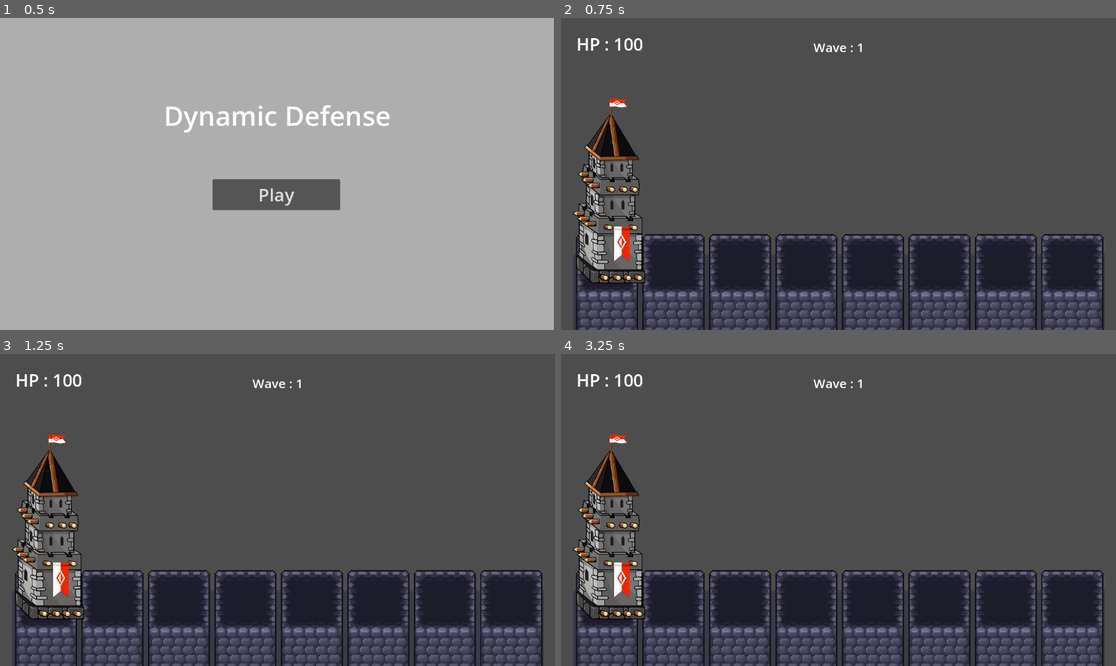
Above: before the commit, frames 1-4 (two rows, left to right).
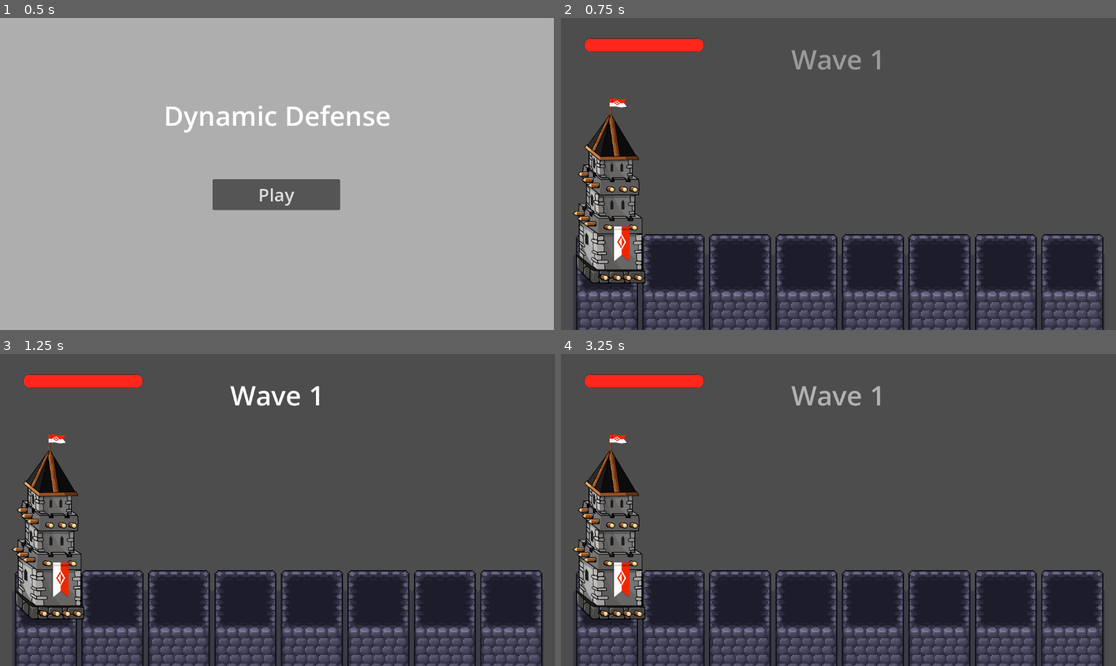
Above: after the commit, the same moments.

Repository: AlexandreBasei/dynamic_defense
Game: Godot game, scene res://scenes/main.tscn
Two runs of this game, one before a commit and one after it. Both use one fixed random seed, a clock stepped at 60 frames per second and the inputs below.
Inputs:
- Up to frame 1 (0.5 s): no input
- Up to frame 2 (0.75 s): click "Play" at 0.5 s
- Up to frame 3 (1.25 s): no input
- Up to frame 4 (3.25 s): tap Enter at 1.25, 2.75 s; tap Space at 2 s

Frame 1 is identical in both runs. In frame 2, 1.4% of the frame differs, in the area x 3-58%, y 6-17%; in frame 3, 1.5%; in frame 4, 1.4%.

Commit message:
wave system finished && new dynamic health bar

Diff:
--- /dev/null
+++ b/health_bar.gd
@@ -0,0 +1,26 @@
+extends ProgressBar
+
+@onready var timer = $Timer
+@onready var damage_bar = $DamageBar
+
+var health = 0 : set = _set_health
+
+func init_HP(_hp):
+	health = _hp
+	max_value = health
+	value = health
+	damage_bar.max_value = health
+	damage_bar.value = health
+
+func _set_health(new_health):
+	var prev_health = health
+	health = min(max_value, new_health)
+	value = health
+
+	if health < prev_health:
+		timer.start()
+	else:
+		damage_bar.value = health
+
+func _on_timer_timeout() -> void:
+	damage_bar.value = health
--- /dev/null
+++ b/health_bar.tscn
@@ -0,0 +1,68 @@
+[gd_scene load_steps=6 format=3 uid="uid://bnvp2yq7ymekn"]
+
+[ext_resource type="Script" uid="uid://mvyk76qq64xb" path="res://health_bar.gd" id="1_m7ell"]
+
+[sub_resource type="StyleBoxEmpty" id="StyleBoxEmpty_7igj3"]
+
+[sub_resource type="StyleBoxFlat" id="StyleBoxFlat_m7ell"]
+bg_color = Color(1, 0.15134397, 0.10833255, 1)
+corner_radius_top_left = 15
+corner_radius_top_right = 15
+corner_radius_bottom_right = 15
+corner_radius_bottom_left = 15
+
+[sub_resource type="StyleBoxFlat" id="StyleBoxFlat_kdjhy"]
+bg_color = Color(0.18590242, 0.17234924, 0.17791423, 1)
+corner_radius_top_left = 15
+corner_radius_top_right = 15
+corner_radius_bottom_right = 15
+corner_radius_bottom_left = 15
+expand_margin_left = 1.0
+expand_margin_top = 1.0
+expand_margin_right = 1.0
+expand_margin_bottom = 1.0
+shadow_color = Color(0, 0, 0, 0.27450982)
+shadow_offset = Vector2(0, 1)
+
+[sub_resource type="StyleBoxFlat" id="StyleBoxFlat_srckl"]
+bg_color = Color(0.82605994, 0.82606006, 0.8260599, 1)
+corner_radius_top_left = 15
+corner_radius_top_right = 15
+corner_radius_bottom_right = 15
+corner_radius_bottom_left = 15
+
+[node name="HealthBar" type="ProgressBar"]
+z_index = 1
+anchors_preset = -1
+anchor_left = 0.15
+anchor_top = 0.087000005
+anchor_right = 0.15
+anchor_bottom = 0.087000005
+offset_left = -123.8
+offset_top = -13.376003
+offset_right = 123.2
+offset_bottom = 13.623997
+theme_override_styles/background = SubResource("StyleBoxEmpty_7igj3")
+theme_override_styles/fill = SubResource("StyleBoxFlat_m7ell")
+value = 60.0
+show_percentage = false
+script = ExtResource("1_m7ell")
+
+[node name="DamageBar" type="ProgressBar" parent="."]
+z_index = -1
+layout_mode = 1
+anchors_preset = 15
+anchor_right = 1.0
+anchor_bottom = 1.0
+grow_horizontal = 2
+grow_vertical = 2
+theme_override_styles/background = SubResource("StyleBoxFlat_kdjhy")
+theme_override_styles/fill = SubResource("StyleBoxFlat_srckl")
+value = 80.0
+show_percentage = false
+
+[node name="Timer" type="Timer" parent="."]
+wait_time = 0.5
+one_shot = true
+
+[connection signal="timeout" from="Timer" to="." method="_on_timer_timeout"]
--- a/scenes/UI/hud.gd
+++ b/scenes/UI/hud.gd
@@ -11,17 +11,29 @@
 func _process(delta: float) -> void:
 	pass
 
-func update_hp(hp:int) -> void:
-	$HP.text = "HP : " + str(hp)
-
 func update_wave(wave:int) -> void:
-	$Wave.text = "Wave : " + str(wave)
-
+	show_text_with_fade($Wave,"Wave " + str(wave),0.5,2.5,0.5)
 
 func _on_button_button_down() -> void:
 	$Message.hide()
 	$StartButton.hide()
 	$ColorRect.hide()
-	$HP.show()
+	$HealthBar.show()
 	$Wave.show()
 	start_game.emit()
+
+func fade_in_text(target: Label, duration: float):
+	var tween = create_tween()
+	tween.tween_property(target, "modulate:a", 1.0, duration)
+
+func fade_out_text(target: Label, duration: float):
+	var tween = create_tween()
+	tween.tween_property(target, "modulate:a", 0.0, duration)
+
+
+func show_text_with_fade(target: Label, new_text: String, fade_in_time: float, visible_time: float, fade_out_time: float):
+	target.text = new_text
+	target.modulate.a = 0.0
+	fade_in_text(target, fade_in_time)
+	await get_tree().create_timer(visible_time).timeout
+	fade_out_text(target, fade_out_time)
--- a/scenes/UI/hud.tscn
+++ b/scenes/UI/hud.tscn
@@ -1,6 +1,7 @@
-[gd_scene load_steps=2 format=3 uid="uid://b5ejdflfu6xdl"]
+[gd_scene load_steps=3 format=3 uid="uid://b5ejdflfu6xdl"]
 
 [ext_resource type="Script" uid="uid://dah8c7boq5st4" path="res://scenes/UI/hud.gd" id="1_37p78"]
+[ext_resource type="PackedScene" uid="uid://bnvp2yq7ymekn" path="res://health_bar.tscn" id="2_rd3kb"]
 
 [node name="HUD" type="CanvasLayer"]
 script = ExtResource("1_37p78")
@@ -9,15 +10,6 @@
 offset_right = 1150.0
 offset_bottom = 648.0
 color = Color(0.68307734, 0.6830774, 0.68307734, 1)
-
-[node name="HP" type="Label" parent="."]
-visible = false
-offset_left = 32.0
-offset_top = 29.0
-offset_right = 185.0
-offset_bottom = 79.0
-theme_override_font_sizes/font_size = 36
-text = "HP : "
 
 [node name="StartButton" type="Button" parent="."]
 anchors_preset = -1
@@ -59,18 +51,21 @@
 visible = false
 anchors_preset = -1
 anchor_left = 0.5
-anchor_top = 0.094000004
+anchor_top = 0.132
 anchor_right = 0.5
-anchor_bottom = 0.094000004
-offset_left = -52.5
-offset_top = -17.912003
-offset_right = 52.5
-offset_bottom = 18.087997
+anchor_bottom = 0.132
+offset_left = -179.25
+offset_top = -38.536003
+offset_right = 179.25
+offset_bottom = 38.463997
 grow_horizontal = 2
-theme_override_font_sizes/font_size = 26
-text = "Wave : "
+theme_override_font_sizes/font_size = 56
+text = "Wave"
 horizontal_alignment = 1
 vertical_alignment = 1
 
+[node name="HealthBar" parent="." instance=ExtResource("2_rd3kb")]
+visible = false
+
 [connection signal="button_down" from="StartButton" to="." method="_on_button_button_down"]
 [connection signal="timeout" from="GameOverTimer" to="." method="_on_game_over_timer_timeout"]
--- a/scenes/main.gd
+++ b/scenes/main.gd
@@ -9,33 +9,17 @@
 	pass
 
 func _on_base_hit() -> void:
-	$HUD.update_hp($Tower.current_HP)
 	$Camera2D.apply_shake()
-
+	$HUD/HealthBar.health = $Tower.current_HP
 
 func _on_hud_start_game() -> void:
 	$Tower.reset()
-	$HUD.update_hp($Tower.current_HP)
 	$WaveHandler/MobSpawnTimer.start()
 	$HUD.update_wave($WaveHandler.currentWave + 1)
-
+	$HUD/HealthBar.init_HP($Tower.current_HP)
 
 func _on_base_game_over() -> void:
-	$WaveHandler/MobSpawnTimer.stop()
-	var all_mobs = get_tree().get_nodes_in_group("mobs")
-	for mob in all_mobs:
-		mob.queue_free()
-	await get_tree().create_timer(1.5).timeout
-	$HUD/HP.hide()
-	$HUD/Wave.hide()
-	$HUD/Message.show()
-	$HUD/Message.text = "Game Over !"
-	await get_tree().create_timer(3).timeout
-	$Tower.set_particles($Tower.smoke_particles,false,true)
-	$HUD/ColorRect.show()
-	$HUD/StartButton.text = "Restart"
-	$HUD/StartButton.show()
-	$HUD/Message.text = "Dynamic Defense"
+	end_game()
 
 
 func _on_wave_handler_wave_change() -> void:
@@ -43,9 +27,22 @@
 
 
 func _on_wave_handler_win() -> void:
+	end_game(true)
+
+func end_game(isWin:bool=false):
+	$WaveHandler/MobSpawnTimer.stop()
+	var all_mobs = get_tree().get_nodes_in_group("mobs")
+	for mob in all_mobs:
+		mob.queue_free()
+	await get_tree().create_timer(1.5).timeout
 	$HUD/Wave.hide()
+	$HUD/HealthBar.hide()
 	$HUD/Message.show()
-	$HUD/Message.text  = "You Survived !!"
+	$HUD/Message.text = "Game Over !" if !isWin else "You Survived !!"
+	await get_tree().create_timer(3).timeout
 	$Tower.set_particles($Tower.smoke_particles,false,true)
+	$HUD/ColorRect.show()
 	$HUD/StartButton.text = "Restart"
 	$HUD/StartButton.show()
+	$HUD/Message.text = "Dynamic Defense"
+	$WaveHandler.currentWave = 0
--- a/scenes/tower/tower.gd
+++ b/scenes/tower/tower.gd
@@ -36,7 +36,6 @@
 	var damage_particles = get_tree().get_nodes_in_group("damage_particles")
 	for particle in damage_particles:
 		particle.emitting = true
-	#Get tower texture : change tower texture based on current_hp. If the "flash" parameter is set to "true", the texture will be the flash version
 	set_tower_texture()
 	$Sprite2D.modulate = Color(0.94,0,0,1)
 	await get_tree().create_timer(0.1).timeout
--- a/scenes/wave_handler.gd
+++ b/scenes/wave_handler.gd
@@ -17,44 +17,47 @@
 	pass
 
 func checkWave():
-	var wave:Node2D = waves[currentWave]
-	if nbEnemiesSpawned == wave.nbEnemiesInWave && currentWave >= nbWaves:
-		$MobSpawnTimer.stop()
-		win.emit()
-	elif nbEnemiesSpawned == wave.nbEnemiesInWave && currentWave < nbWaves:
-		currentWave += 1
-		wave_change.emit()
-		$MobSpawnTimer.stop()
-		$WaveTimer.start()
-
+	if currentWave < nbWaves:
+		var wave:Node2D = waves[currentWave]
+		if nbEnemiesSpawned == wave.nbEnemiesInWave and currentWave != nbWaves - 1:
+			currentWave += 1
+			nbEnemiesSpawned = 0
+			$MobSpawnTimer.stop()
+			$WaveTimer.start()
+			await get_tree().create_timer(3).timeout
+			wave_change.emit()
+		elif nbEnemiesSpawned == wave.nbEnemiesInWave and currentWave == nbWaves - 1:
+			$MobSpawnTimer.stop()
+			win.emit()
 
 func _on_mob_spawn_timer_timeout() -> void:
-	var wave: Node2D = waves[currentWave]
-	var mobs = wave.mobs
-	var rates = wave.spawnRate
+	if currentWave < nbWaves:
+		var wave: Node2D = waves[currentWave]
+		var mobs = wave.mobs
+		var rates = wave.spawnRate
 
-	# Calcule la somme totale des poids
-	var total_weight = 0.0
-	for r in rates:
-		total_weight += r
+		# Calcule la somme totale des poids
+		var total_weight = 0.0
+		for r in rates:
+			total_weight += r
 
-	# Tire un nombre aléatoire entre 0 et total_weight
-	var pick = randf() * total_weight
+		# Tire un nombre aléatoire entre 0 et total_weight
+		var pick = randf() * total_weight
 
-	# Trouve quel mob correspond à ce tirage
-	var cumulative = 0.0
-	var chosen_index = 0
-	for i in range(mobs.size()):
-		cumulative += rates[i]
-		if pick <= cumulative:
-			chosen_index = i
-			break
+		# Trouve quel mob correspond à ce tirage
+		var cumulative = 0.0
+		var chosen_index = 0
+		for i in range(mobs.size()):
+			cumulative += rates[i]
+			if pick <= cumulative:
+				chosen_index = i
+				break
 
-	# Instancie le mob choisi
-	var mob = mobs[chosen_index].instantiate()
-	mob.position = $MobSpawnLocation.position
-	add_sibling(mob)
-	nbEnemiesSpawned += 1
+		# Instancie le mob choisi
+		var mob = mobs[chosen_index].instantiate()
+		mob.position = $MobSpawnLocation.position
+		add_sibling(mob)
+		nbEnemiesSpawned += 1
 	checkWave()
 
 
--- a/scenes/wave_handler.tscn
+++ b/scenes/wave_handler.tscn
@@ -7,7 +7,7 @@
 
 [node name="WaveHandler" type="Node2D" node_paths=PackedStringArray("waves")]
 script = ExtResource("1_7bjdl")
-waves = [NodePath("Wave1")]
+waves = [NodePath("Wave1"), NodePath("Wave2"), NodePath("Wave3")]
 metadata/_edit_group_ = true
 
 [node name="MobSpawnLocation" type="Marker2D" parent="."]
@@ -17,12 +17,25 @@
 
 [node name="WaveTimer" type="Timer" parent="."]
 wait_time = 3.0
+one_shot = true
 
 [node name="Wave1" type="Node2D" parent="."]
 script = ExtResource("3_tx3c4")
-nbEnemiesInWave = 3
+nbEnemiesInWave = 2
+mobs = Array[PackedScene]([ExtResource("2_un3x2")])
+spawnRate = Array[float]([100.0])
+
+[node name="Wave2" type="Node2D" parent="."]
+script = ExtResource("3_tx3c4")
+nbEnemiesInWave = 4
 mobs = Array[PackedScene]([ExtResource("2_un3x2"), ExtResource("4_wgev1")])
 spawnRate = Array[float]([80.0, 20.0])
 
+[node name="Wave3" type="Node2D" parent="."]
+script = ExtResource("3_tx3c4")
+nbEnemiesInWave = 6
+mobs = Array[PackedScene]([ExtResource("2_un3x2"), ExtResource("4_wgev1")])
+spawnRate = Array[float]([50.0, 50.0])
+
 [connection signal="timeout" from="MobSpawnTimer" to="." method="_on_mob_spawn_timer_timeout"]
 [connection signal="timeout" from="WaveTimer" to="." method="_on_wave_timer_timeout"]
Not shown, added: health_bar.gd.uid
